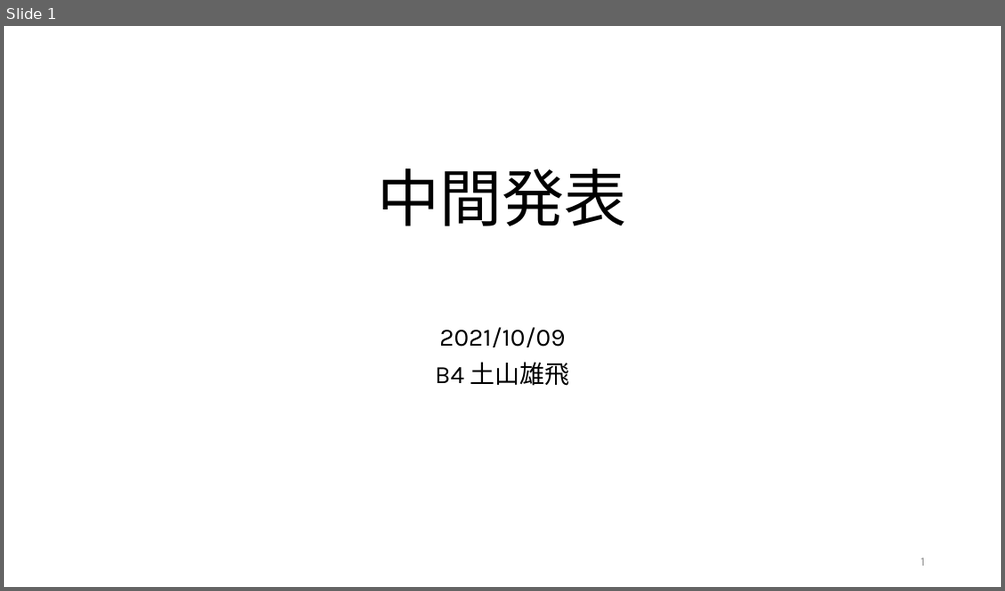
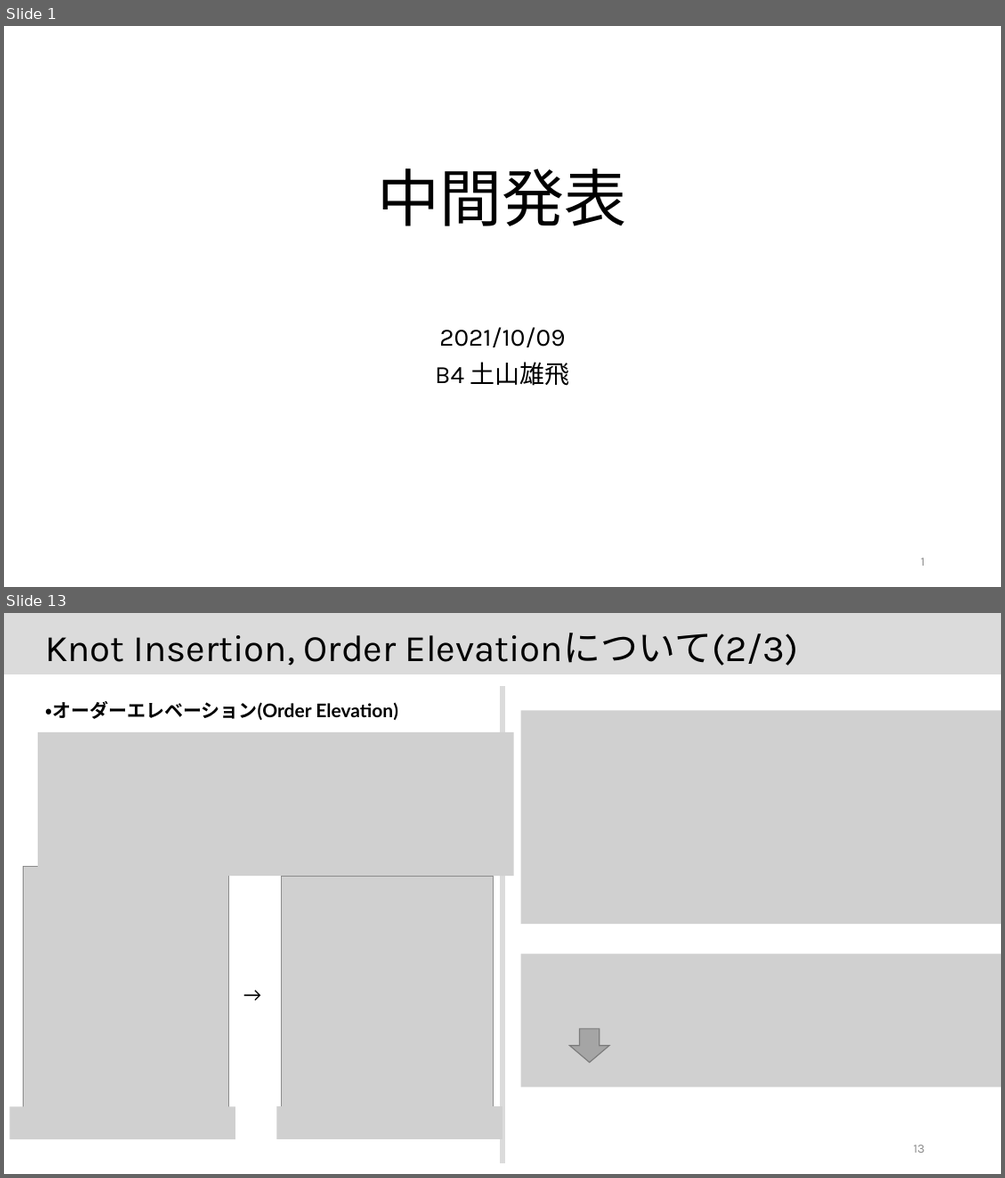
Before and after one commit to JoTsuchi22/lab_share, a slide deck: 中間発表/中間発表.pptx. Shown one above the other, each under a label of ours: slide 1 before the commit, slides 1 and 13 after it; the slides between them are not shown. The pictures are 1005x591 and 1005x1178 pixels, drawn with LibreOffice and Linux fonts; fonts in the diff are those of the drawing; grey boxes stand for pictures. Boxes give left, top, right and bottom in pixels: in the first picture for what was removed or moved away, otherwise in the second. Text is boxed around its words. In the diff, an @@ line names an element or a change of style, - is before the commit and + after.

```diff
--- a/中間発表/中間発表.pptx
+++ b/中間発表/中間発表.pptx
@@ slide 13 added at [4, 613, 1001, 1174], background #FFFFFF @@
@@ rectangle added at [4, 613, 1001, 674], fill #DBDBDB, outline #DBDBDB 1 pt @@
@@ text added at [45, 633, 799, 666], 36 pt, text #000000 @@
+Knot Insertion, Order Elevationについて(2/3)
@@ rectangle added at [501, 686, 504, 1163], fill #DBDBDB, outline #DBDBDB 1 pt @@
@@ text added at [45, 701, 398, 720], 18 pt, text #000000, bold @@
+・オーダーエレベーション(Order Elevation)
@@ picture added at [521, 710, 1001, 924] @@
@@ picture added at [38, 732, 514, 876] @@
@@ picture added at [24, 867, 228, 1121] @@
@@ picture added at [282, 876, 494, 1113] @@
@@ picture added at [521, 953, 1001, 1086] @@
@@ text added at [235, 980, 280, 1009], 18 pt, text #000000 @@
+→
@@ down arrow added at [570, 1029, 610, 1062], fill #A5A5A5, outline #7C7C7C 1 pt @@
@@ picture added at [10, 1107, 235, 1140] @@
@@ picture added at [277, 1107, 502, 1140] @@
@@ page number added at [914, 1144, 925, 1152], 12 pt, text #8C8C8C @@
+13
```
Also in this commit, not shown: 4 slides changed, 9 other slides added, 13 other files.
